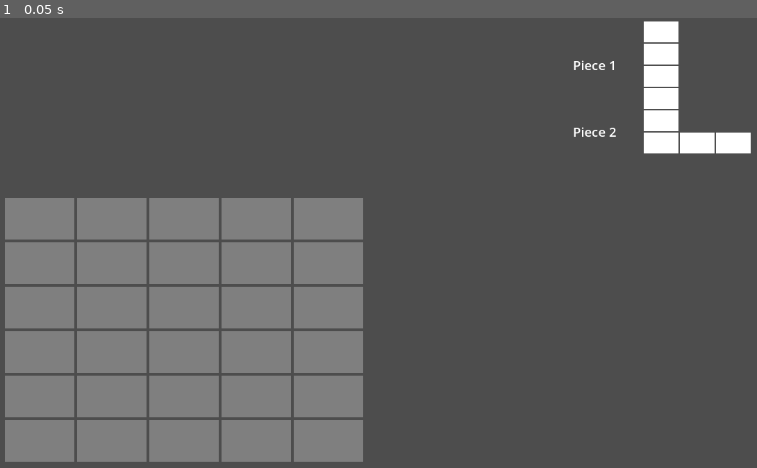
Above: before the commit, frame 1.
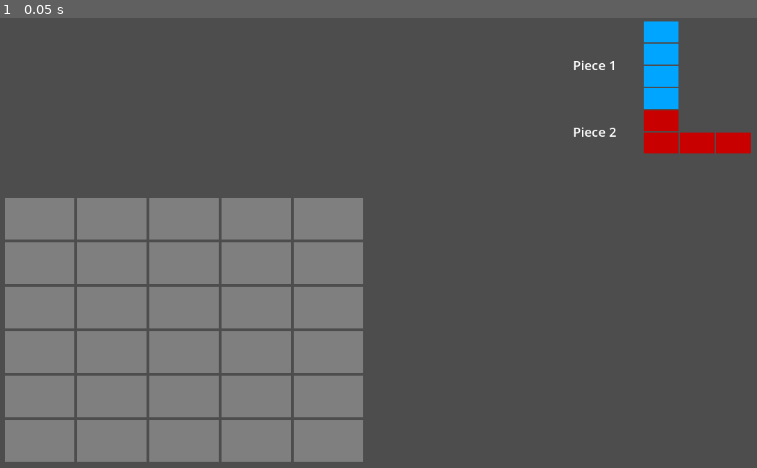
Above: after the commit, the same moment.

Repository: AlexanderHarrison/trillionaire
Game: Godot game, scene res://root.tscn
The game is run twice, just before and just after one commit, with the same random seed, the same clock (stepped at 60 frames per second) and the same inputs.
Inputs:
- Up to frame 1 (0.05 s): no input

The runs differ from the first frame. In frame 1, 1.8% of the frame differs, in the area x 84-100%, y 0-31%.

Commit message:
allow removing pieces

Diff:
--- a/cursor_piece.gd
+++ b/cursor_piece.gd
@@ -12,9 +12,9 @@
 func has_cursor():
 	return visible
 
-func start_cursor(arr, width):
+func start_cursor(temp_p):
 	piece = piece_node.instantiate()
-	piece.update_arr(arr, width)
+	piece.update_arr(temp_p.arr, temp_p.width, temp_p.color)
 	add_child(piece)
 	visible = true
 
--- a/free_hour.gd
+++ b/free_hour.gd
@@ -2,15 +2,20 @@
 
 var mouseover = false;
 var parent;
+var default_color
 @export var idx: int;
 
 func _ready():
+	default_color = color
 	parent = get_parent()
 	if parent.add_child_hour != null:
 		parent.add_child_hour(self);
 
-func set_full():
-	self.color = "FFFFFFFF"
+func set_full(new_color):
+	color = new_color
+
+func clear():
+	color = default_color
 
 func _on_mouse_entered():
 	mouseover = true
@@ -24,3 +29,8 @@
 		and event.is_pressed() \
 		and mouseover:
 		parent.box_click(idx)
+	if event is InputEventMouseButton \
+		and event.button_index == MOUSE_BUTTON_RIGHT \
+		and event.is_pressed() \
+		and mouseover:
+		parent.box_click_r(idx)
--- a/piece.gd
+++ b/piece.gd
@@ -2,6 +2,7 @@
 
 @export var arr: Array[bool];
 @export var width: int;
+@export var color: Color;
 
 var internal_arr = [];
 
@@ -11,11 +12,12 @@
 # Called when the node enters the scene tree for the first time.
 func _ready():
 	if width > 0:
-		update_arr(arr, width)
+		update_arr(arr, width, color)
 
-func update_arr(new_arr, new_width):
+func update_arr(new_arr, new_width, new_color):
 	arr = new_arr
 	width = new_width
+	color = new_color
 	internal_arr = []
 	for n in get_children():
 		remove_child(n)
@@ -33,6 +35,7 @@
 			internal_arr[y].append(true)
 			var h = hour.instantiate()
 			h.mouse_filter = MOUSE_FILTER_PASS
+			h.color = color
 			add_child(h)
 		else:
 			internal_arr[y].append(false)
--- a/piece_button.gd
+++ b/piece_button.gd
@@ -3,13 +3,14 @@
 @export var piece_name: String;
 @export var arr: Array[bool];
 @export var width: int;
+@export var color: Color;
 
 var mouseover = false;
 var cursorpiece
 
 # Called when the node enters the scene tree for the first time.
 func _ready():
-	$BoxContainer/piece.update_arr(arr, width)
+	$BoxContainer/piece.update_arr(arr, width, color)
 	$CenterContainer/RichTextLabel.set_text(piece_name);
 	cursorpiece = get_tree().root.get_child(0).get_node("cursor_piece")
 
@@ -24,4 +25,4 @@
 		and event.button_index == MOUSE_BUTTON_LEFT \
 		and event.is_pressed() \
 		and mouseover:
-		cursorpiece.start_cursor($BoxContainer/piece.arr, $BoxContainer/piece.width)
+		cursorpiece.start_cursor($BoxContainer/piece)
--- a/piece_list.tscn
+++ b/piece_list.tscn
@@ -14,9 +14,11 @@
 piece_name = "Piece 1"
 arr = Array[bool]([true, true, true, true])
 width = 1
+color = Color(0, 0.647059, 1, 1)
 
 [node name="Container2" parent="VBoxContainer" instance=ExtResource("1_k4c1u")]
 layout_mode = 2
 piece_name = "Piece 2"
 arr = Array[bool]([true, false, false, true, true, true])
 width = 3
+color = Color(0.788235, 0, 0, 1)
--- a/schedule.gd
+++ b/schedule.gd
@@ -1,6 +1,8 @@
 extends GridContainer
 
 var cursorpiece
+
+var piece_idx = 1
 
 var calendar = [
 	[false, false, false, false, false],
@@ -9,6 +11,22 @@
 	[false, false, false, false, false],
 	[false, false, false, false, false],
 	[false, false, false, false, false],
+];
+
+var pieces = [
+	#[null, null, null, null, null],
+	#[null, null, null, null, null],
+	#[null, null, null, null, null],
+	#[null, null, null, null, null],
+	#[null, null, null, null, null],
+	#[null, null, null, null, null]
+
+	[0, 0, 0, 0, 0],
+	[0, 0, 0, 0, 0],
+	[0, 0, 0, 0, 0],
+	[0, 0, 0, 0, 0],
+	[0, 0, 0, 0, 0],
+	[0, 0, 0, 0, 0],
 ];
 
 var width = 5
@@ -36,10 +54,23 @@
 	if cursorpiece.has_cursor():
 		var piece = cursorpiece.get_piece()
 		if valid_arrangement(idx, piece.arrangement()):
-			add_arrangement(idx, piece.arrangement())
+			add_arrangement(idx, piece)
 		else:
 			pass
 		cursorpiece.clear_cursor()
+
+func box_click_r(idx):
+	var x = idx % width
+	var y = floori(idx as float / width)
+	if calendar[y][x]:
+		var piece = pieces[y][x]
+		for cy in height:
+			for cx in width:
+				if pieces[cy][cx] == piece:
+					calendar[cy][cx] = false
+					var node = hour_nodes[cy][cx]
+					node.clear()
+	cursorpiece.clear_cursor()
 
 func valid_arrangement(idx, arrangement):
 	var here_x: int = idx % 5
@@ -56,13 +87,19 @@
 					return false
 	return true
 
-func add_arrangement(idx, arrangement):
+func add_arrangement(idx, piece):
+	var arrangement = piece.arrangement()
+	var color = piece.color
 	var here_x: int = idx % 5
 	var here_y: int = floori(idx / 5)
 
+	var new_arr_idx = arrangements.size()
 	arrangements.append(arrangement)
 	for y in arrangement.size():
 		for x in arrangement[0].size():
 			if arrangement[y][x]:
 				calendar[here_y+y][here_x+x] = true
-				hour_nodes[here_y+y][here_x+x].set_full()
+				pieces[here_y+y][here_x+x] = piece_idx
+				var node = hour_nodes[here_y+y][here_x+x]
+				node.set_full(color)
+	piece_idx += 1
